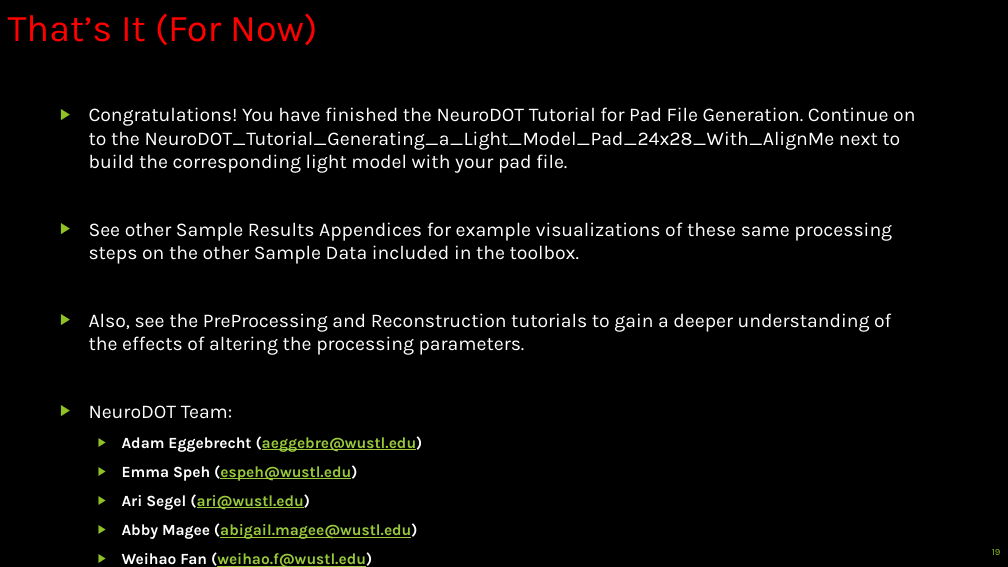
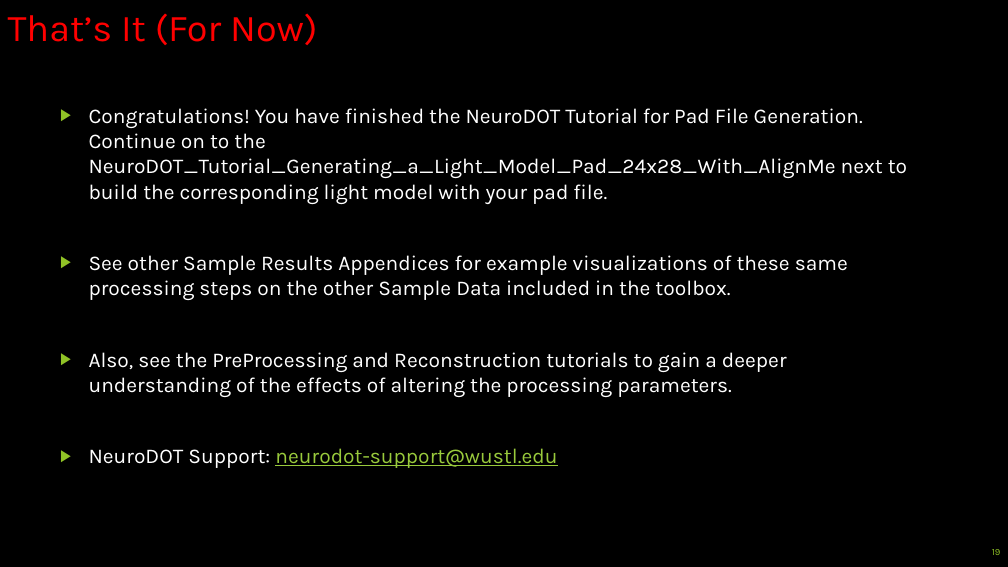
Before and after one commit to WUSTL-ORL/NeuroDOT, a slide deck: slide 19 of Documentation/Tutorials/NeuroDOT_Tutorial_PadFile_Generation.pptx. Drawn at 1008x567 pixels with LibreOffice and Linux fonts; fonts in the diff are those of the drawing. Boxes give left, top, right and bottom in pixels: in the first picture for what was removed or moved away, otherwise in the second. Text is boxed around its words. In the diff, an @@ line names an element or a change of style, - is before the commit and + after.

```diff
--- a/Documentation/Tutorials/NeuroDOT_Tutorial_PadFile_Generation.pptx
+++ b/Documentation/Tutorials/NeuroDOT_Tutorial_PadFile_Generation.pptx
@@ text at [89, 108, 907, 397]: size 18.5 to 20 pt @@
@@ text at [89, 448, 557, 468]: text changed; size 14.8 to 20 pt; bold off @@
-▶ NeuroDOT Team:
-  ▶ Adam Eggebrecht (aeggebre@wustl.edu)
-  ▶ Emma Speh (espeh@wustl.edu)
-  ▶ Ari Segel (ari@wustl.edu)
-  ▶ Abby Magee (abigail.magee@wustl.edu)
-  ▶ Weihao Fan (weihao.f@wustl.edu)
+▶ NeuroDOT Support: neurodot-support@wustl.edu
```
Also in this commit, not shown: 3 other files.
